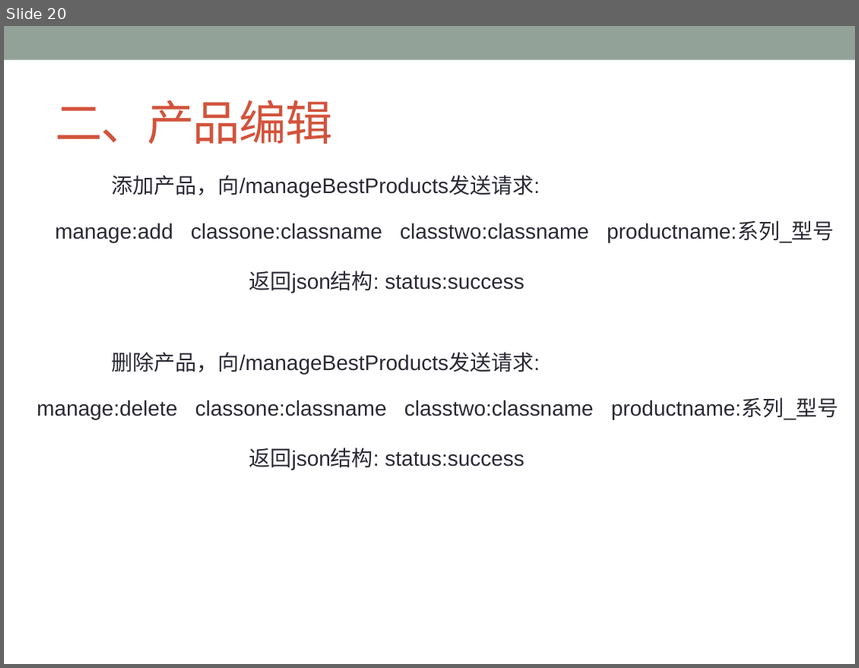
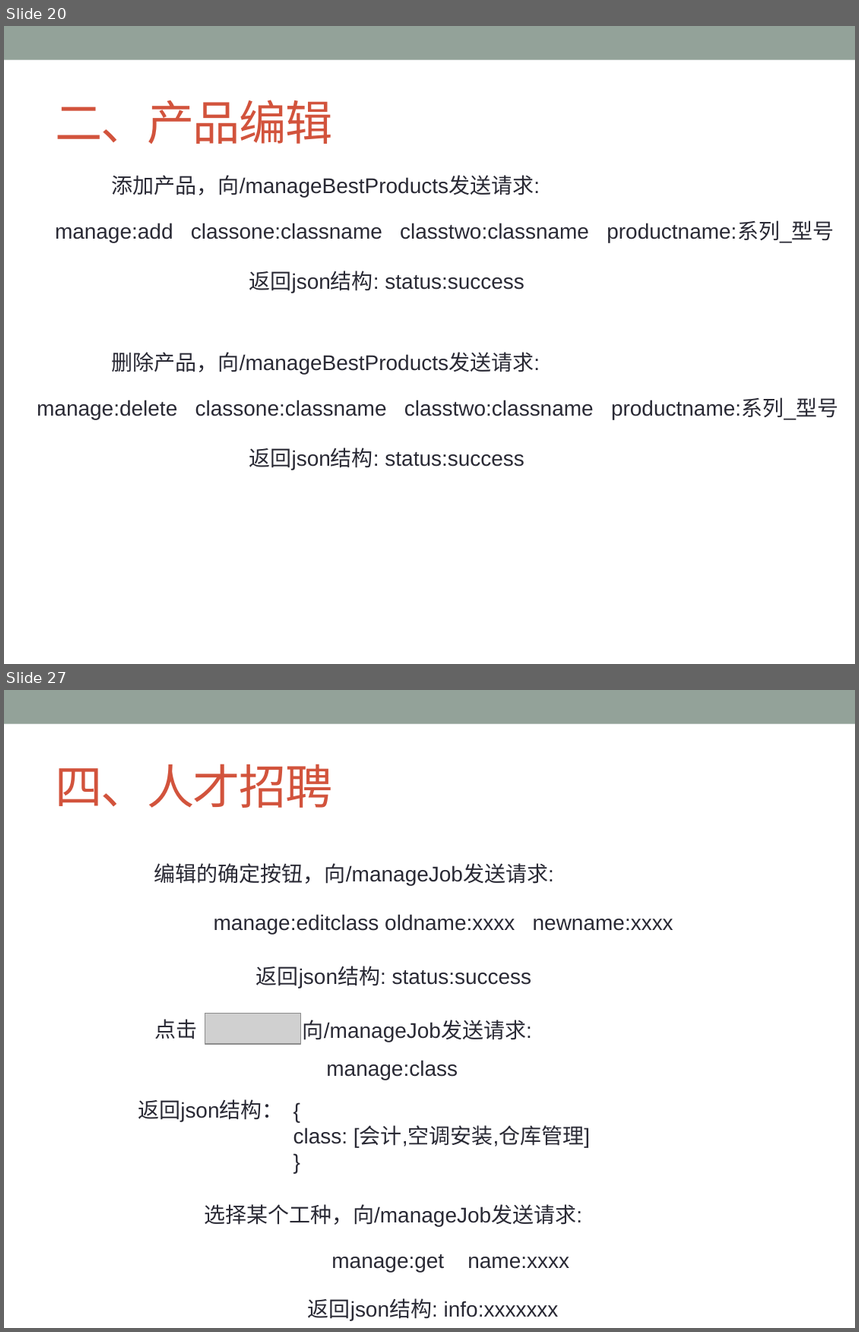
Before and after one commit to ChanSeaThink/LULLGREE, a slide deck: ZSGree前后端逻辑及接口.pptx. Shown one above the other, each under a label of ours: slide 20 before the commit, slides 20 and 27 after it; the slides between them are not shown. The pictures are 859x668 and 859x1332 pixels, drawn with LibreOffice and Linux fonts; fonts in the diff are those of the drawing; grey boxes stand for pictures. Boxes give left, top, right and bottom in pixels: in the first picture for what was removed or moved away, otherwise in the second. Text is boxed around its words. In the diff, an @@ line names an element or a change of style, - is before the commit and + after.

```diff
--- a/ZSGree前后端逻辑及接口.pptx
+++ b/ZSGree前后端逻辑及接口.pptx
@@ slide 27 added at box(4, 690, 855, 1328), background #FFFFFF; not listed: 1 template element that a slide beside it also shows @@
@@ title added at box(55, 764, 332, 808), 40 pt, text #D2533C @@
+四、人才招聘
@@ text added at box(154, 863, 554, 886), 18 pt, text #292934 @@
+编辑的确定按钮，向/manageJob发送请求:
@@ text added at box(214, 914, 674, 935), 18 pt, text #292934 @@
+manage:editclass oldname:xxxx newname:xxxx
@@ text added at box(256, 966, 531, 989), 18 pt, text #292934 @@
+返回json结构: status:success
@@ text added at box(154, 1019, 197, 1040), 18 pt, text #292934 @@
+点击
@@ picture added at box(205, 1014, 300, 1044) @@
@@ text added at box(303, 1020, 532, 1043), 18 pt, text #292934 @@
+向/manageJob发送请求:
@@ text added at box(326, 1060, 458, 1080), 18 pt, text #292934 @@
+manage:class
@@ text added at box(138, 1100, 283, 1122), 18 pt, text #292934 @@
+返回json结构：
@@ text added at box(294, 1127, 590, 1148), 18 pt, text #292934 @@
+{
+class: [会计,空调安装,仓库管理]
+}
@@ text added at box(204, 1205, 582, 1227), 18 pt, text #292934 @@
+选择某个工种，向/manageJob发送请求:
@@ text added at box(332, 1255, 569, 1272), 18 pt, text #292934 @@
+manage:get name:xxxx
@@ text added at box(308, 1299, 559, 1322), 18 pt, text #292934 @@
+返回json结构: info:xxxxxxx
```
Also in this commit, not shown: 19 other slides added.
